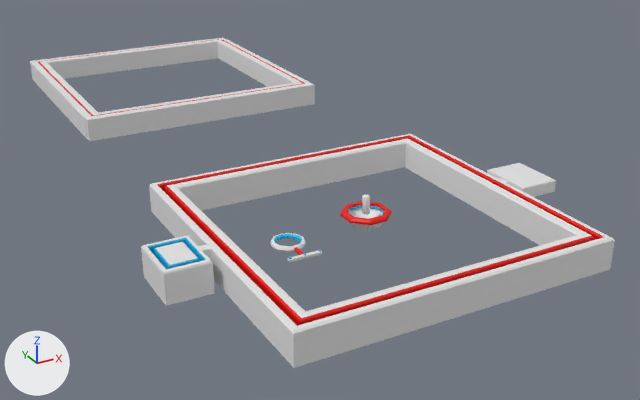
The Blender file ZenGarden.blend: old version first, new version second.
Before and after are seen from a camera (50 mm lens) standing at (-14.8, -23.6, 13.1) and looking at (2.3, 7.5, -2.5). Arrows for +X, +Y and +Z are at lower left; the lights stay in place.

The first picture shows 'Bowl', 'Frame', 'Frame.001', 'Rake'.
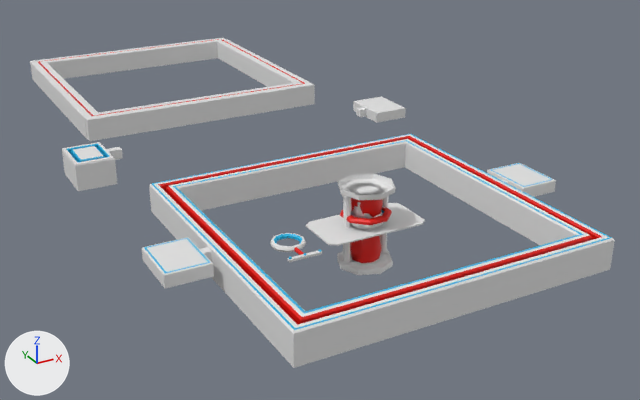
Where the change shows, as pixel boxes (x1, y1, x2, y2) in the pictures (640 x 400 px; the box of a moved part takes in the faces that stretch with it):
'Frame', reshaped: before (141, 134, 615, 368); after (142, 134, 615, 368)
'Hourglass', shown: after (337, 174, 396, 275)
'Frame.002', added: after (62, 142, 123, 191)
    faces in mat_material (white #e7e7e7): (62, 142, 123, 191)
    faces in mat_material_002 (cyan #1cb8e7): (67, 144, 110, 163)
'Card', shown: after (306, 203, 425, 246)
'Frame.003', added: after (353, 96, 406, 123)
'rock', shown: after (351, 206, 382, 219)
'RockCol', shown: after (357, 202, 382, 218)
part 1 of me_plane_001, moved or reshaped: before (147, 134, 611, 330); after (144, 134, 611, 330)

The change, as a list of edits to the scene's bpy script:
```text
Change me_plane_001:
    where me_plane_001.from_pydata(...)  # 112 vertices, 100 faces; spans x -7.6..7.6, y -5.8..5.8, z -0.6..0.6
    used by ob_frame; location = (0.0, 0.0, 0.0)
    me_plane_001 part 1
    24 vertices are removed from x -7.5..5.3, y -5.3..5.3, z -0.3..0.6
    44 faces are deleted
    6 vertices in x -7.6..-6.1, y -1.0..1.0, z 0.5..0.6 move by (0.0, 0.0, -0.1)
    4 vertices in x -7.6..-6.1, y -1.0..1.0, z -0.6 move by (0.0, 0.0, 0.6)
    8 vertices move from x -7.5..-5.5, y -0.9..0.9, z 0.1..0.6 to x -7.6..-5.7, y -1.0..1.0, z 0.1..0.5
    24 vertices are added at x -7.5..7.6, y -5.6..5.6, z 0.5..0.6
    16 new faces join them, mat_material_002 (cyan #1cb8e7)
    24 new faces join them, mat_material (white #e7e7e7)
    4 new faces join them, mat_material_001 (red #e70f00)
Add me_plane_003:
    me_plane_003.from_pydata([(5.72, 9.83, 0.09), (5.72, 9.83, 0.43), (5.72, 10.17, 0.09), (5.72, 10.17, 0.43), (6.08, 9.83, 0.09), (6.08, 9.83, 0.43), (6.08, 10.17, 0.09), (6.08, 10.17, 0.43), (6.08, 11.03, 0.02), (6.08, 8.97, 0.02), (7.65, 11.03, 0.02), (7.65, 8.97, 0.02), (6.11, 11.0, 0.49), (6.08, 11.03, 0.46), (6.11, 9.0, 0.49), (6.08, 8.97, 0.46), (7.62, 11.0, 0.49), (7.65, 11.03, 0.46), (7.62, 9.0, 0.49), (7.65, 8.97, 0.46)], [], [(0, 1, 3, 2), (2, 3, 7, 6), (10, 17, 19, 11), (4, 5, 1, 0), (7, 3, 1, 5), (7, 5, 15, 13), (4, 6, 8, 9), (15, 9, 11, 19), (12, 14, 18, 16), (6, 7, 13, 8), (5, 4, 9, 15), (13, 15, 14, 12), (16, 18, 19, 17), (15, 19, 18, 14), (17, 13, 12, 16), (8, 13, 17, 10)])
    me_plane_003.materials.append(mat_material)  # white #e7e7e7
Add me_plane_002:
    me_plane_002.from_pydata(...)  # 44 vertices, 40 faces; spans x -7.64..-5.52, y -1.03..1.03, z -0.56..0.56
    # faces by material slot: [20, 20]
    me_plane_002.materials.append(mat_material)  # white #e7e7e7
    me_plane_002.materials.append(mat_material_002)  # cyan #1cb8e7
Change ob_card:
    remove ob_card.hide_set(True)
Change ob_rock:
    remove ob_rock.hide_set(True)
Change ob_hourglass:
    remove ob_hourglass.hide_set(True)
Change ob_rockcol:
    remove ob_rockcol.hide_set(True)
Add ob_frame_003:
    ob_frame_003 = bpy.data.objects.new('Frame.003', me_plane_003)
    ob_frame_003.location = (0.0, 0.0, 0.0)
Add ob_frame_002:
    ob_frame_002 = bpy.data.objects.new('Frame.002', me_plane_002)
    ob_frame_002.location = (0.0, 10.0, 0.0)
```
